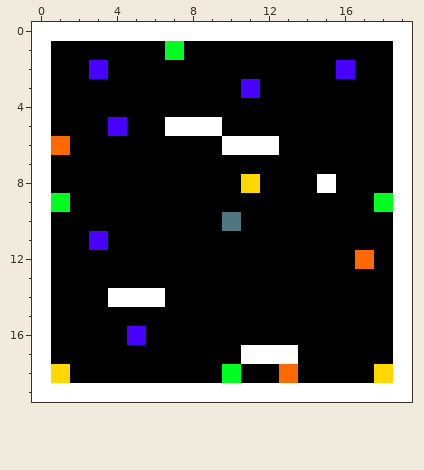
Edited in one commit: pixel-art sprite (bin/level2.png). The first picture shows the starting point.
The file is 20x20 pixels.
After the commit:
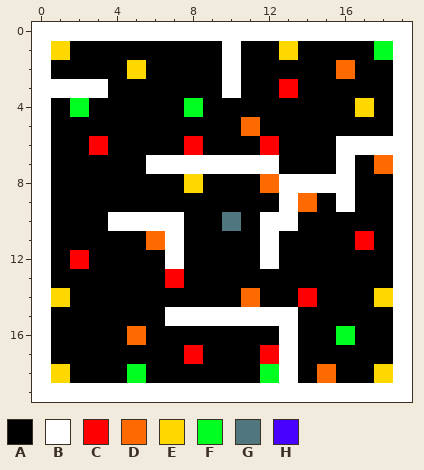
Palette (. is transparent): A #000000  B #ffffff  C #ff0000  D #ff6a00  E #ffd800  F #00ff21  G #50777f  H #4800ff
Difference:
Changed rows in their new state; - is an unchanged pixel.
first column x 1:
 1 E-----A--B--E----F
 2 --A-E----B-----D--
 3 BBB------BA-C-----
 4 -F-----F--------E-
 5 ---A--AAA-D-------
 6 A-C----C-AAC---BBB
 7 -----BBBBBBB---B-D
 8 -------E--ADBB-B--
 9 A-----------BD-B-A
10 ---BBBB----BB-----
11 --A--DB----B----C-
12 -C----B----B----A-
13 ------C-----------
14 E--AAA----D--C---E
15 ------BBBBBBB-----
16 ----D-------B--F--
17 -------C--AC------
18 ----F----A-FB-D---
Where, in picture pixels (left, top, right, bottom), the same in both pictures:
changed: (51, 41, 393, 383)
